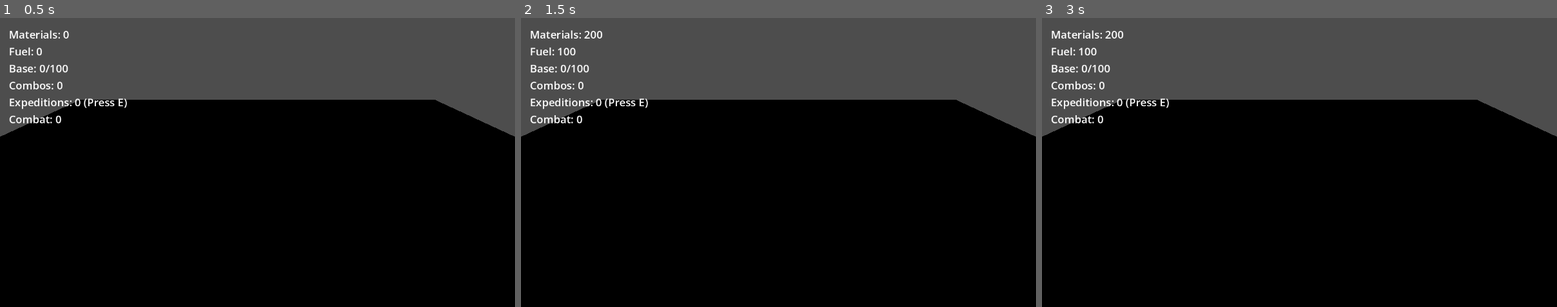
Above: before the commit, frames 1-3 (left to right).
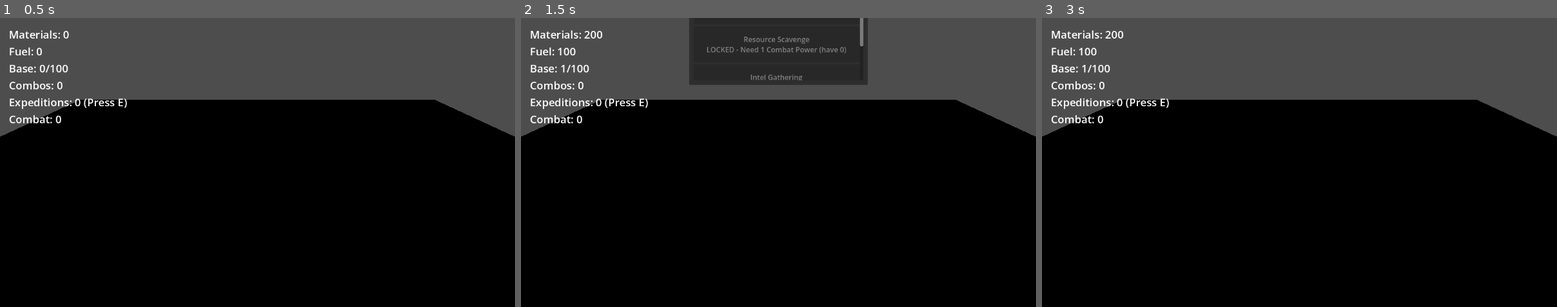
Above: after the commit, the same moments.

Repository: atom32/platform_builder
Game: Godot game, scene res://scenes/main.tscn
Same seed, same stepped clock (60 frames per second), same inputs: the game is played once before the commit and once after it.
Inputs (mouse positions are in pixels of both pictures, inside the frame that each line leads up to):
- Up to frame 1 (0.5 s): no input
- Up to frame 2 (1.5 s): tap E at 0.5, 0.6, 1.25 s; move the mouse to (891, 148) at 0.52 s; click (891, 148) at 0.67 s; drag from (675, 176) to (752, 220) at 1.27 s
- Up to frame 3 (3 s): tap E at 2, 2.1, 2.75 s; move the mouse to (1351, 98) at 2.02 s; click (1351, 98) at 2.17 s; drag from (1273, 220) to (1145, 119) at 2.77 s

Frame 1 is identical in both runs. In frame 2, 7.7% of the frame differs, in the area x 7-68%, y 0-24%; in frame 3, less than 0.1%.
Error before the commit: Parse Error: Class "ExpeditionSystem" hides an autoload singleton. (res://scripts/expedition_system.gd:2)

Commit message:
Fix node path references and slot click detection
Bug fixes and improvements:

1. Fixed ExpeditionMenu node paths (expedition_menu.gd)
   - Corrected @onready variable paths to include "Panel/" prefix
   - Fixed: $VBoxContainer/Header → $Panel/VBoxContainer/Header
   - Fixed: $VBoxContainer/ScrollContainer → $Panel/VBoxContainer/ScrollContainer
   - Fixed: $VBoxContainer/CombatPowerLabel → $Panel/VBoxContainer/CombatPowerLabel

2. Fixed class_name autoload naming conflict (expedition_system.gd)
   - Changed class_name from ExpeditionSystem to ExpeditionManager
   - Avoids conflict with autoload singleton name
   - Updated all type references in base.gd and expedition_menu.gd

3. Fixed expedition system instance access (base.gd, expedition_menu.gd)
   - Changed from direct class reference to get_node("/root/ExpeditionSystem")
   - Properly retrieves autoload singleton instance
   - Fixed type annotations to use ExpeditionManager

4. Removed duplicate signal connections (build_menu.gd)
   - Button signals already connected in build_menu.tscn
   - Removed redundant .pressed.connect() calls in _ready()
   - Prevents double-firing of button handlers

5. Improved slot click detection (build_slot.gd)
   - Added Area3D collision layer control in hide_mesh()/show_mesh()
   - Hidden slots now have collision_layer = 0 (non-clickable)
   - Visible slots have collision_layer = 2 (clickable)
   - Only displayed slots can be clicked, improving UX logic

Benefits:
- Players can now only click on currently visible build slots
- Prevents accidental menu opening from hidden slots
- Proper node path references prevent runtime errors
- Clean separation between class names and autoload instances

Co-Authored-By: Claude Sonnet 4.6 <noreply@anthropic.com>

Diff:
--- a/scripts/base.gd
+++ b/scripts/base.gd
@@ -16,7 +16,7 @@
 var build_menu: BuildMenu = null
 var department_system: DepartmentSystem = null
 var combo_system: ComboSystem = null
-var expedition_system: ExpeditionSystem = null
+var expedition_system: ExpeditionManager = null
 var expedition_menu: ExpeditionMenu = null
 
 ## Base size limit
@@ -50,7 +50,7 @@
 
 func _create_expedition_system():
 	# Use the autoload instance
-	expedition_system = ExpeditionSystem
+	expedition_system = get_node("/root/ExpeditionSystem")
 	expedition_system.set_base_system(self)
 
 func _create_expedition_menu():
--- a/scripts/build_slot.gd
+++ b/scripts/build_slot.gd
@@ -9,11 +9,17 @@
 var is_occupied: bool = false
 
 @onready var mesh_node = $Mesh
+@onready var area_3d = $Area3D
 
 func _ready():
 	# Validate that mesh node exists
 	if not mesh_node:
 		push_error("Mesh node not found in BuildSlot scene!")
+		return
+
+	# Validate that Area3D exists
+	if not area_3d:
+		push_error("Area3D not found in BuildSlot scene!")
 		return
 
 func on_clicked():
@@ -32,7 +38,13 @@
 func hide_mesh():
 	if mesh_node:
 		mesh_node.visible = false
+	# Disable collision detection when hidden
+	if area_3d:
+		area_3d.collision_layer = 0
 
 func show_mesh():
 	if mesh_node:
 		mesh_node.visible = true
+	# Enable collision detection when visible (layer 2 = build slots)
+	if area_3d:
+		area_3d.collision_layer = 2
--- a/scripts/expedition_system.gd
+++ b/scripts/expedition_system.gd
@@ -1,5 +1,5 @@
 extends Node
-class_name ExpeditionSystem
+class_name ExpeditionManager
 
 ## Manages expeditions and missions
 
--- a/ui/build_menu.gd
+++ b/ui/build_menu.gd
@@ -15,12 +15,7 @@
 @onready var medical_button = $Panel/VBoxContainer/Medical
 
 func _ready():
-	# Connect all buttons
-	rd_button.pressed.connect(_on_rd_selected)
-	support_button.pressed.connect(_on_support_selected)
-	combat_button.pressed.connect(_on_combat_selected)
-	intel_button.pressed.connect(_on_intel_selected)
-	medical_button.pressed.connect(_on_medical_selected)
+	# Button signals are already connected in build_menu.tscn
 
 	# Hide menu initially
 	hide()
--- a/ui/expedition_menu.gd
+++ b/ui/expedition_menu.gd
@@ -3,14 +3,17 @@
 
 signal expedition_launched(mission_id: String)
 
-@onready var close_button = $VBoxContainer/Header/CloseButton
-@onready var mission_list = $VBoxContainer/ScrollContainer/MissionList
-@onready var combat_power_label = $VBoxContainer/CombatPowerLabel
-@onready var expedition_system = ExpeditionSystem
+@onready var close_button = $Panel/VBoxContainer/Header/CloseButton
+@onready var mission_list = $Panel/VBoxContainer/ScrollContainer/MissionList
+@onready var combat_power_label = $Panel/VBoxContainer/CombatPowerLabel
 
+var expedition_system: ExpeditionManager
 var mission_buttons: Dictionary = {}
 
 func _ready():
+	# Get reference to ExpeditionSystem autoload singleton
+	expedition_system = get_node("/root/ExpeditionSystem")
+
 	close_button.pressed.connect(_on_close_clicked)
 
 	# Create mission buttons
Not shown, added: scripts/combo_system.gd.uid
Not shown, added: scripts/expedition_system.gd.uid
Not shown, added: scripts/platform_data.gd.uid
Not shown, added: ui/expedition_menu.gd.uid
